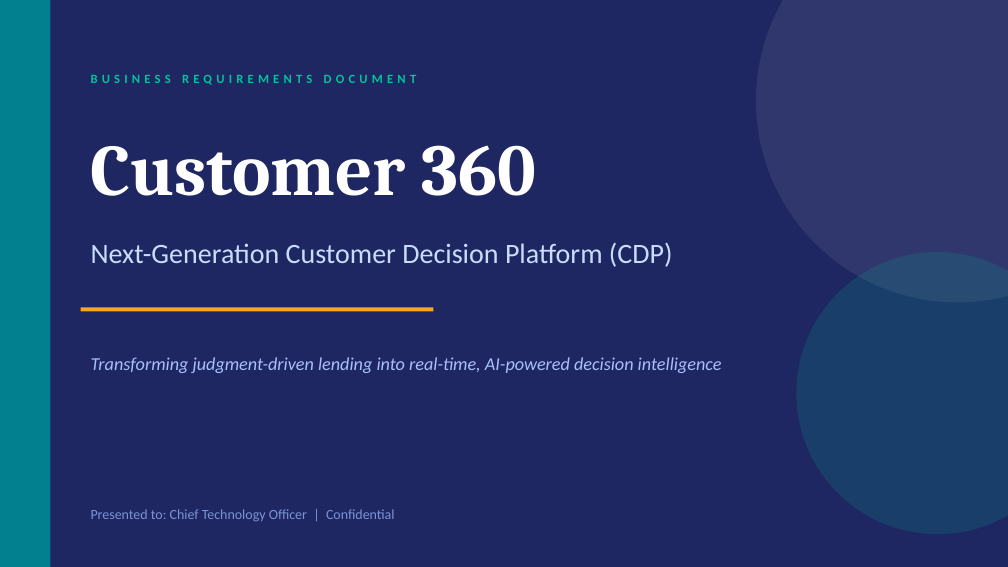
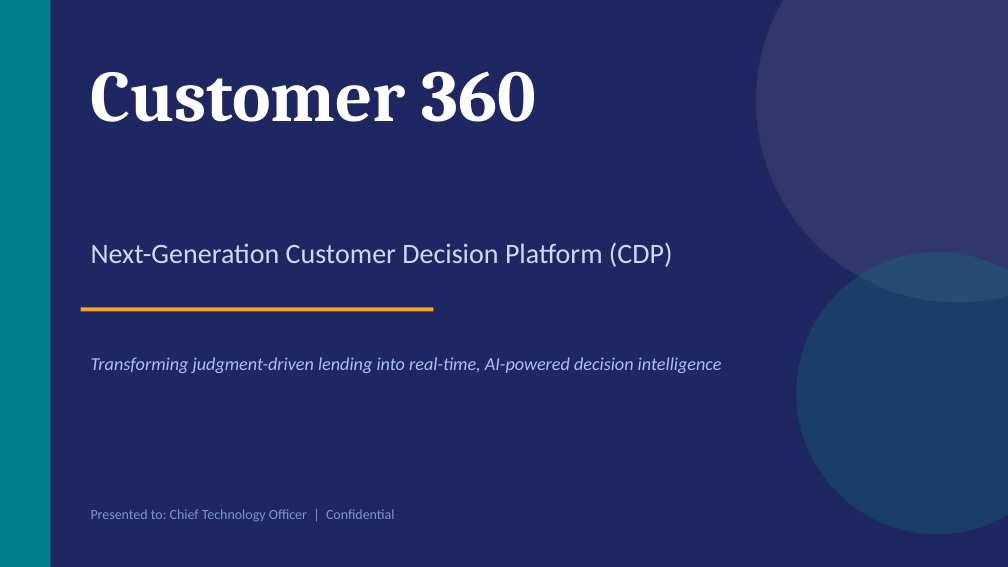
Before and after one commit to MrityunjayKumar123/CDP-360, a slide deck: slide 1 of cdp_project/Customer_360_CDP.pptx. Drawn at 1008x567 pixels with LibreOffice and Linux fonts; fonts in the diff are those of the drawing. Boxes give left, top, right and bottom in pixels: in the first picture for what was removed or moved away, otherwise in the second. Text is boxed around its words. In the diff, an @@ line names an element or a change of style, - is before the commit and + after.

```diff
--- a/cdp_project/Customer_360_CDP.pptx
+++ b/cdp_project/Customer_360_CDP.pptx
@@ text "Customer 360": place and size @@
-text "Customer 360" at box(91, 145, 537, 196)
+text "Customer 360" at box(91, 71, 537, 122)
@@ text removed at box(91, 75, 417, 85) @@
-BUSINESS REQUIREMENTS DOCUMENT
```
Also in this commit, not shown: 1 other slide changed.
